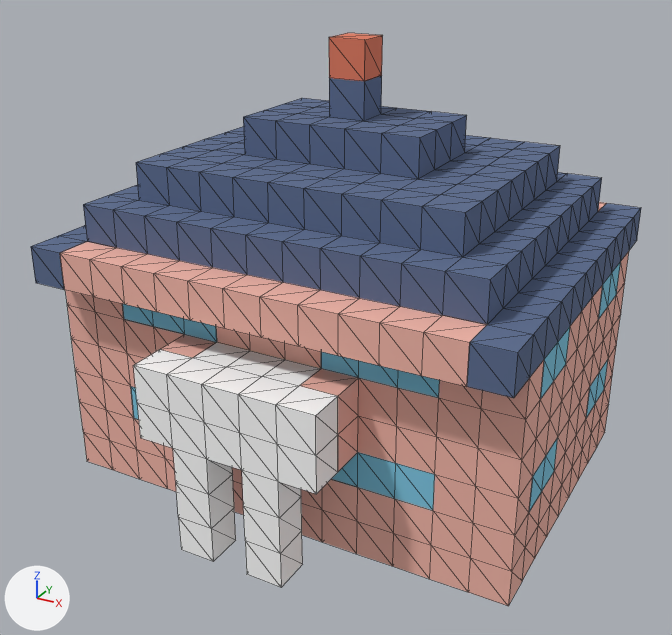
The glTF model assets/models/skins/voxel/house_2.glb as it was, and as the next commit left it.
Both versions are drawn from a 50 mm lens placed at (9.17, -17.51, 12.12), pointed at (0.03, -0.91, 3.82). Lighting does not change. The marker at lower left points along +X, +Y and +Z. The older version comes first. Mesh edges are drawn as thin lines. Where no turn or scale is listed for an object, it has been applied to the vertices.

Names of what the first picture shows: 'house_2_brick', 'house_2_roof_slate', 'house_2_wall_pink', 'house_2_white', 'house_2_window'.
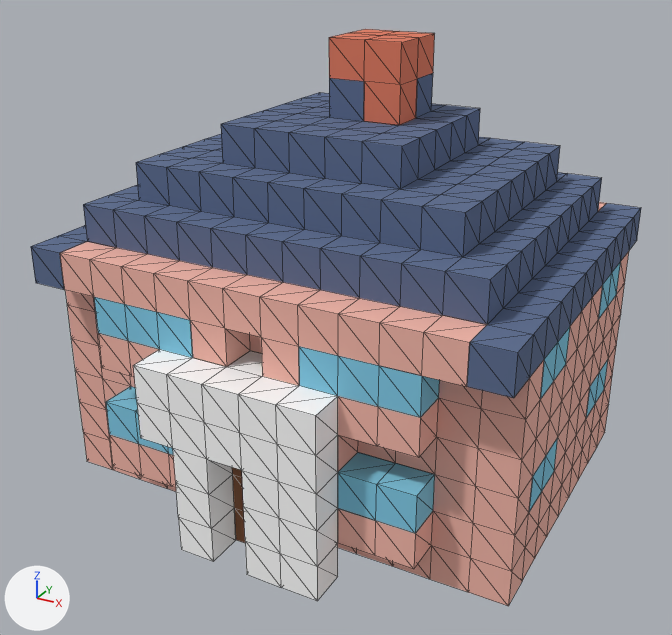
The newer file is also rescaled (x0.992), turned or shifted as a whole; pictures and numbers use the older file's frame.

What differs and where, as boxes [x1, y1, x2, y2] in the pictures (672 x 635 px; the box of a moved part takes in the faces that stretch with it):
'house_2_roof_slate', reshaped: before [31, 76, 641, 398]; after [31, 73, 641, 398]
'house_2_white', reshaped: before [133, 343, 338, 587]; after [133, 349, 338, 601]
'house_2_window', reshaped (8% taller): before [123, 262, 621, 512]; after [94, 262, 621, 533]
'house_2_brick', reshaped (95% wider, 98% taller): before [329, 33, 383, 81]; after [329, 29, 435, 125]
'house_2_door', reshaped (not visible before): after [232, 467, 245, 543]
part 1 of me_house_2_wall_pink, moved or reshaped: before [134, 418, 433, 545]; after [109, 434, 433, 569]
part 2 of me_house_2_wall_pink, moved or reshaped: before [124, 319, 439, 437]; after [98, 320, 439, 458]
part 3 of me_house_2_roof_slate, moved or reshaped: before [224, 76, 478, 189]; after [221, 73, 480, 189]
part 5 of me_house_2_window, moved or reshaped: before [123, 304, 440, 398]; after [94, 297, 440, 417]
part 6 of me_house_2_window, moved or reshaped (mostly hidden before): before [131, 386, 432, 510]; after [106, 386, 435, 533]
part 7 of me_house_2_white, moved or reshaped: before [278, 482, 302, 531]; after [278, 473, 338, 601]
part 8 of me_house_2_white, deleted: before [193, 343, 249, 358]
part 9 of me_house_2_white, deleted: before [263, 360, 321, 386]
part 10 of me_house_2_brick, built on: before [364, 35, 383, 81]; after [350, 29, 435, 125]

Diff of the bpy script that builds the scene:
```diff
--- a/assets/models/skins/voxel/house_2.glb.py
+++ b/assets/models/skins/voxel/house_2.glb.py
@@ me_house_2_wall_pink @@
-me_house_2_wall_pink.from_pydata(...)  # 478 vertices, 806 faces; spans x -5.27..5.27, y -4.46..4.46, z 0.0..5.68
+me_house_2_wall_pink.from_pydata(...)  # 505 vertices, 846 faces; spans x -5.27..5.27, y -4.46..4.46, z 0.0..5.68
+# me_house_2_wall_pink part 1: 16 vertices removed from x -2.84..2.84, y -4.46..-3.65, z 0.81..2.43; 19 vertices added at x -3.65..3.65, y -4.46, z 0.0..1.62
+# me_house_2_wall_pink part 2: 12 vertices removed from x -2.84..2.84, y -3.65, z 4.06..4.87; 10 vertices added at x -3.65..3.65, y -4.46, z 3.24..4.06
+# other edits to the shape of me_house_2_wall_pink do not show in these pictures
 me_house_2_wall_pink.materials.append(mat_wall_pink)
@@ me_house_2_roof_slate @@
-me_house_2_roof_slate.from_pydata(...)  # 272 vertices, 484 faces; spans x -5.27..5.27, y -4.46..4.46, z 4.87..8.92
+me_house_2_roof_slate.from_pydata(...)  # 277 vertices, 486 faces; spans x -5.27..5.27, y -4.46..4.46, z 4.87..8.92
+# me_house_2_roof_slate part 3
+# 6 vertices are removed from x -1.22..1.22, y -1.22..1.22, z 7.3..8.92
+# 38 faces are deleted
+# 4 vertices move from x -0.41..0.41, y -1.22..1.22, z 7.3 to x -1.22..1.22, y -2.03..2.03, z 8.11
+# 11 new vertices lie (0.0, 0.0, 0.81) away from vertices in x -2.03..2.03, y -2.03..2.03, z 7.3..8.11
+# 40 new faces join them
 me_house_2_roof_slate.materials.append(mat_roof_slate)
@@ me_house_2_door @@
 # verts and faces of me_house_2_door; kept vertices keep their numbers, new ones are numbered from 6
-me_house_2_door.from_pydata(...)  # 6 vertices, 4 faces; spans x -0.41..0.41, y -3.65, z 0.81..2.43
+me_house_2_door.from_pydata(...)  # 10 vertices, 8 faces; spans x -0.41..0.41, y -4.46..-3.65, z 0.0..2.43
+# me_house_2_door part 4
+verts[6] = (-0.41, -4.46, 0.81)  # pixel (234, 507)
+verts[7] = (-0.41, -4.46, 0.0)  # pixel (235, 540)
+verts[8] = (-0.41, -4.46, 1.62)  # pixel (232, 474)
+verts[9] = (-0.41, -4.46, 2.43)
+verts[10] = (-0.41, -3.65, 0.0)
+for new, old in zip([*range(11, 16)], [*range(6, 11)]): verts[new] = verts[old] + (0.82, 0.0, 0.0)
+faces += [(6, 7, 12), (6, 12, 11), (6, 11, 8), (8, 11, 13), (8, 13, 9), (9, 13, 14)]
+faces += [(7, 10, 12), (10, 15, 12)]
+# other edits to the shape of me_house_2_door do not show in these pictures
 me_house_2_door.materials.append(mat_door)
@@ me_house_2_window @@
-me_house_2_window.from_pydata(...)  # 112 vertices, 80 faces; spans x -5.27..5.27, y -3.65..3.65, z 1.62..4.87
+me_house_2_window.from_pydata(...)  # 136 vertices, 114 faces; spans x -5.27..5.27, y -4.46..4.46, z 1.62..4.87
+# me_house_2_window part 5: 8 vertices moved from x -2.84..2.84, y -3.65, z 4.06..4.87 to x -3.65..3.65, y -4.46, z 4.06..4.87; 4 vertices removed from x -1.22..1.22, y -3.65, z 4.06..4.87; 8 vertices added at x -2.03..2.03, y -4.46, z 4.06..4.87
+# me_house_2_window part 6: 8 vertices removed from x -2.84..2.84, y -3.65, z 1.62..2.43; 14 vertices added at x -3.65..3.65, y -4.46, z 1.62..2.43
+# other edits to the shape of me_house_2_window do not show in these pictures
 me_house_2_window.materials.append(mat_window)
@@ me_house_2_white @@
-me_house_2_white.from_pydata(...)  # 64 vertices, 108 faces; spans x -2.03..2.03, y -5.27..-3.65, z 0.0..4.06
+me_house_2_white.from_pydata(...)  # 62 vertices, 94 faces; spans x -2.03..2.03, y -5.27..-3.65, z 0.0..4.06
+# me_house_2_white part 7: 6 vertices removed from x -1.22..1.22, y -4.46..-3.65, z 1.62..2.43; 6 vertices added at x 2.03, y -5.27..-4.46, z 0.0..1.62
+# me_house_2_white part 8: 1 vertex removed from x -1.22, y -3.65, z 4.06
+# me_house_2_white part 9: 1 vertex removed from x 1.22, y -3.65, z 4.06
 me_house_2_white.materials.append(mat_white)
@@ me_house_2_brick @@
-me_house_2_brick.from_pydata(...)  # 8 vertices, 10 faces; spans x -0.406..0.406, y -0.406..0.406, z 8.922..9.734
+me_house_2_brick.from_pydata(...)  # 23 vertices, 32 faces; spans x -0.406..1.217, y -0.406..1.217, z 8.111..9.734
+# me_house_2_brick part 10: 1 vertex removed from x 0.406, y 0.406, z 8.922; 16 vertices added at x -0.406..1.217, y -0.406..1.217, z 8.111..9.734
 me_house_2_brick.materials.append(mat_brick)
```
